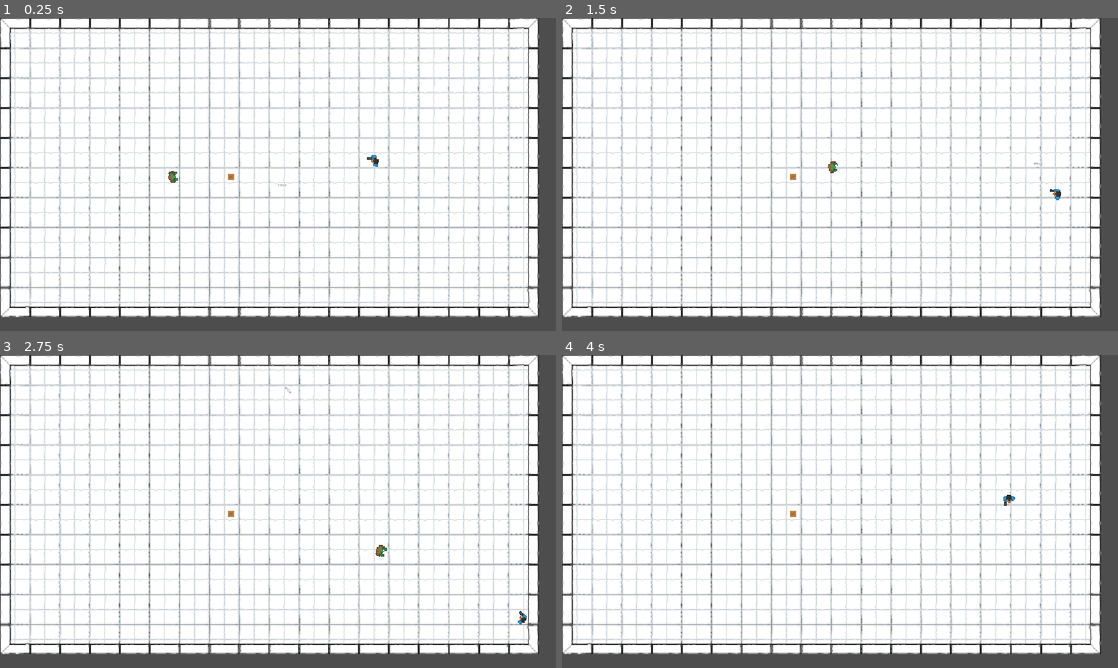
Above: before the commit, frames 1-4 (two rows, left to right).
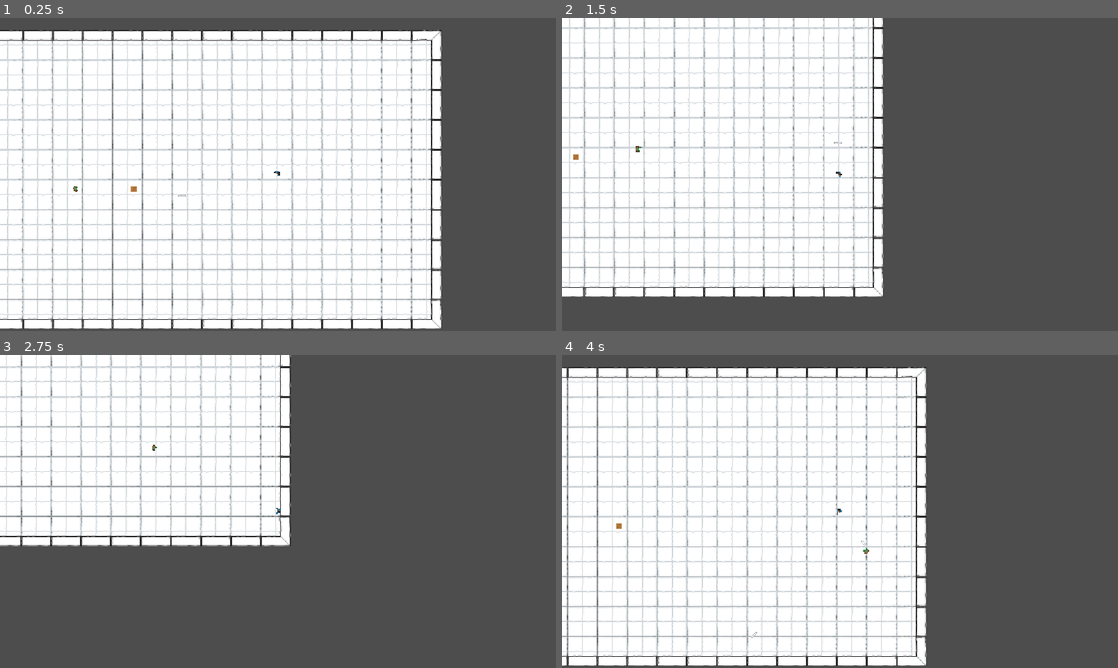
Above: after the commit, the same moments.

Repository: Frickerson/Brackeys_2026.2
Game: Godot game, scene res://Game/Levels/BasicLevel.tscn
The game is run twice, just before and just after one commit, with the same random seed, the same clock (stepped at 60 frames per second) and the same inputs.
Inputs (mouse positions are in pixels of both pictures, inside the frame that each line leads up to):
- Up to frame 1 (0.25 s): no input
- Up to frame 2 (1.5 s): move the mouse to (962, 158) at 0.52 s; hold D (Player_Move_Right) 0.53-1.28 s; click (962, 158) at 0.6 s; move the mouse to (728, 190) at 1.27 s; hold S (Player_Move_Down) from 1.28 s (still down); click (728, 190) at 1.35 s
- Up to frame 3 (2.75 s): move the mouse to (333, 442) at 2.02 s; release S (Player_Move_Down) at 2.03 s; hold D (Player_Move_Right) from 2.03 s (still down); click (333, 442) at 2.1 s
- Up to frame 4 (4 s): move the mouse to (812, 574) at 2.77 s; release D (Player_Move_Right) at 2.78 s; hold W (Player_Move_Up) 2.78-3.53 s; click (812, 574) at 2.85 s; move the mouse to (1006, 558) at 3.52 s; hold A (Player_Move_Left) from 3.53 s (still down); click (1006, 558) at 3.6 s

The runs differ from the first frame. In frame 1, 47% of the frame differs, in the area x 0-97%, y 0-100%; in frame 2, 58%; in frame 3, 71%, in the area x 0-97%, y 0-96%; in frame 4, 55%.

Commit message:
reduce scale and add camera

Diff:
--- a/Game/Objects/Enemy/Enemy.tscn
+++ b/Game/Objects/Enemy/Enemy.tscn
@@ -17,7 +17,6 @@
 AttackLocation = NodePath("CollisionShape2D/Sprite2D/AttackLocation")
 
 [node name="CollisionShape2D" type="CollisionShape2D" parent="." unique_id=816673183]
-scale = Vector2(2, 2)
 shape = SubResource("CircleShape2D_bu7o8")
 
 [node name="Sprite2D" type="Sprite2D" parent="CollisionShape2D" unique_id=1978200661]
--- a/Game/Objects/Player/Player.tscn
+++ b/Game/Objects/Player/Player.tscn
@@ -18,7 +18,6 @@
 AttackLocation = NodePath("CollisionShape2D/Sprite2D/AttackLocation")
 
 [node name="CollisionShape2D" type="CollisionShape2D" parent="." unique_id=1653081082]
-scale = Vector2(2, 2)
 shape = SubResource("CircleShape2D_bu7o8")
 
 [node name="Sprite2D" type="Sprite2D" parent="CollisionShape2D" unique_id=1050555902]
@@ -29,3 +28,5 @@
 [node name="AttackLocation" type="Marker2D" parent="CollisionShape2D/Sprite2D" unique_id=769246578]
 position = Vector2(5, 5)
 gizmo_extents = 25.0
+
+[node name="Camera2D" type="Camera2D" parent="." unique_id=1183617245]
